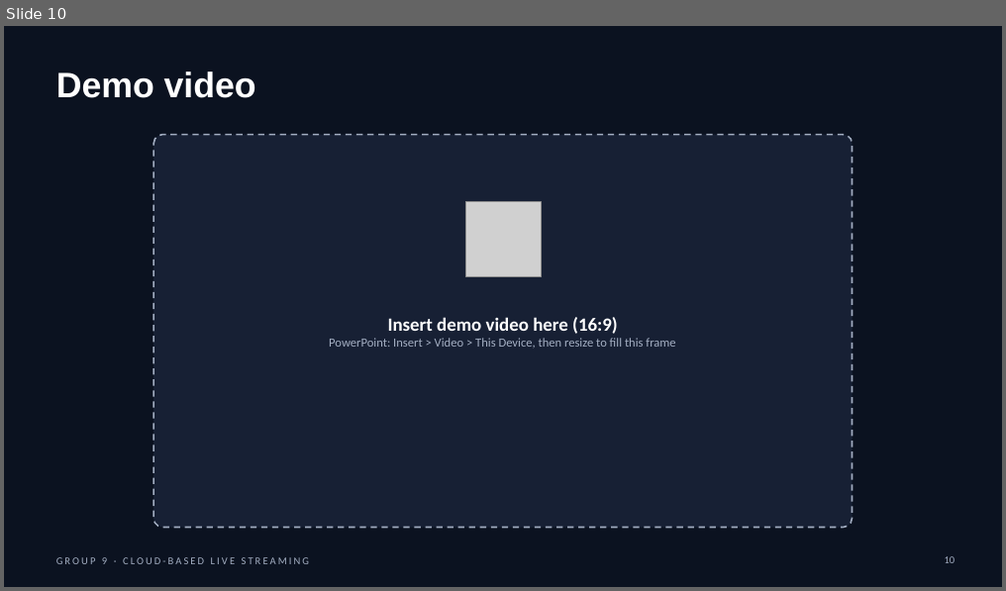
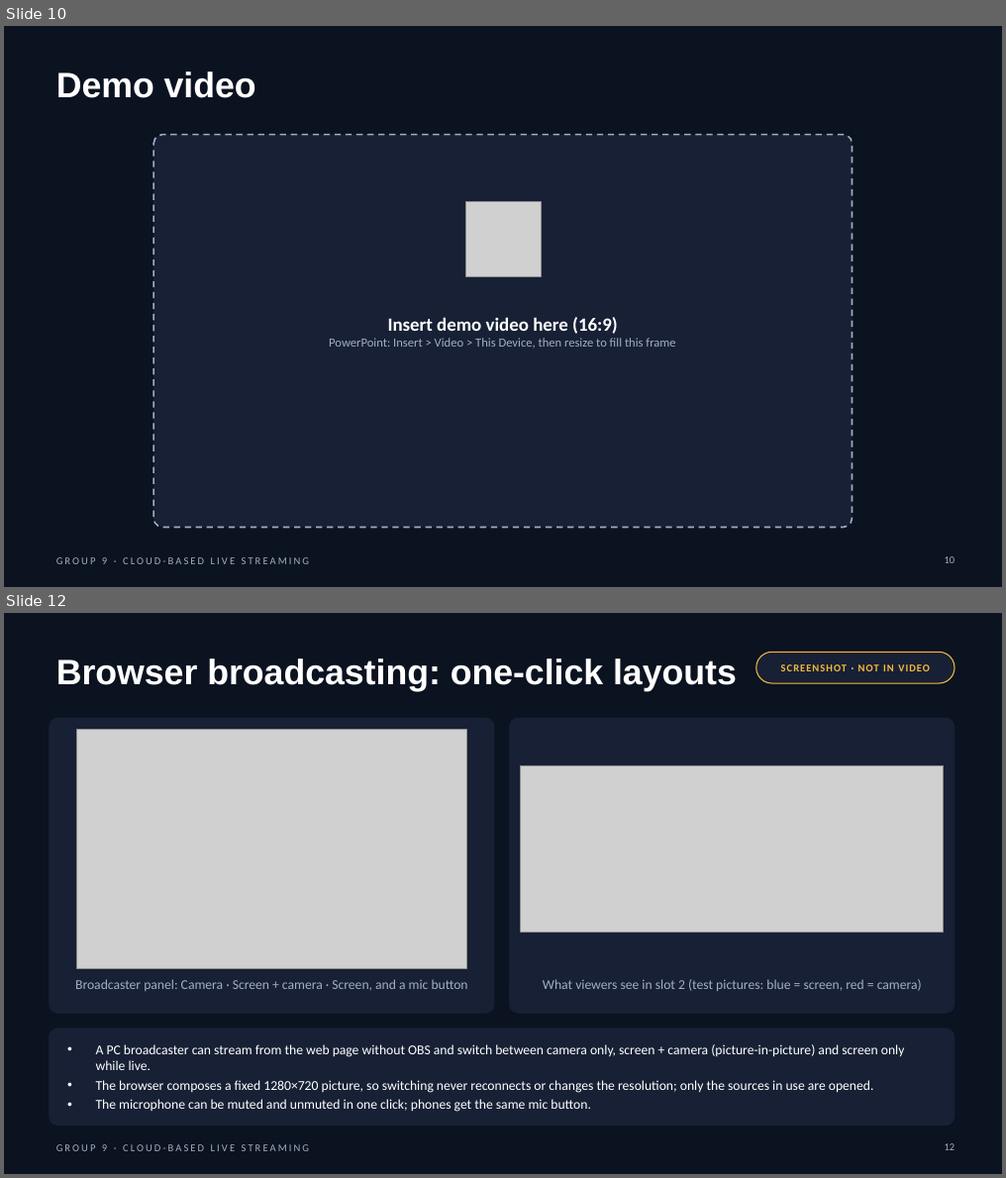
Before and after one commit to yycc0112299/live_streaming, a slide deck: docs/final-report/Group 9.pptx. Shown one above the other, each under a label of ours: slide 10 before the commit, slides 10 and 12 after it; the slides between them are not shown. The pictures are 1006x591 and 1006x1178 pixels, drawn with LibreOffice and Linux fonts; fonts in the diff are those of the drawing; grey boxes stand for pictures. Boxes give left, top, right and bottom in pixels: in the first picture for what was removed or moved away, otherwise in the second. Text is boxed around its words. In the diff, an @@ line names an element or a change of style, - is before the commit and + after.

```diff
--- a/docs/final-report/Group 9.pptx
+++ b/docs/final-report/Group 9.pptx
@@ slide 12 added at bbox=[4, 613, 1002, 1174], background #0B1220; not listed: 1 template element that a slide beside it also shows @@
@@ title added at bbox=[56, 659, 737, 692], 34 pt, text #FFFFFF, bold @@
+Browser broadcasting: one-click layouts
@@ rounded rectangle added at bbox=[756, 652, 954, 683], fill #172034, outline #F6B93B 1 pt @@
@@ text added at bbox=[781, 664, 930, 671], 10 pt, text #F6B93B, bold @@
+SCREENSHOT · NOT IN VIDEO
@@ rounded rectangle added at bbox=[49, 718, 494, 1014], fill #172034, outline #172034 0.5 pt @@
@@ picture added at bbox=[76, 729, 466, 968] @@
@@ rounded rectangle added at bbox=[509, 718, 954, 1014], fill #172034, outline #172034 0.5 pt @@
@@ picture added at bbox=[521, 765, 944, 932] @@
@@ text added at bbox=[75, 979, 468, 991], 13 pt, text #A3AEC2 @@
+Broadcaster panel: Camera · Screen + camera · Screen, and a mic button
@@ text added at bbox=[543, 979, 922, 991], 13 pt, text #A3AEC2 @@
+What viewers see in slot 2 (test pictures: blue = screen, red = camera)
@@ rounded rectangle added at bbox=[49, 1029, 954, 1126], fill #172034, outline #172034 0.5 pt @@
@@ text added at bbox=[96, 1045, 905, 1112], 13 pt, text #FFFFFF @@
+• A PC broadcaster can stream from the web page without OBS and switch between camera only, screen + camera (picture-in-picture) and screen only while live.
+• The browser composes a fixed 1280×720 picture, so switching never reconnects or changes the resolution; only the sources in use are opened.
+• The microphone can be muted and unmuted in one click; phones get the same mic button.
@@ page number added at bbox=[944, 1144, 955, 1151], 10 pt, text #A3AEC2 @@
+12
```
Also in this commit, not shown: 4 other slides added, 16 other files.
